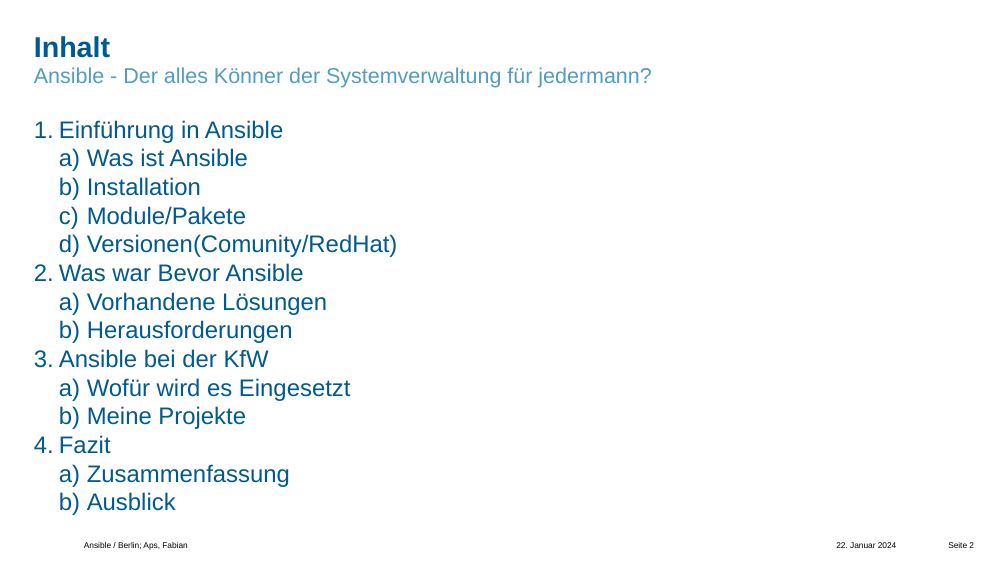
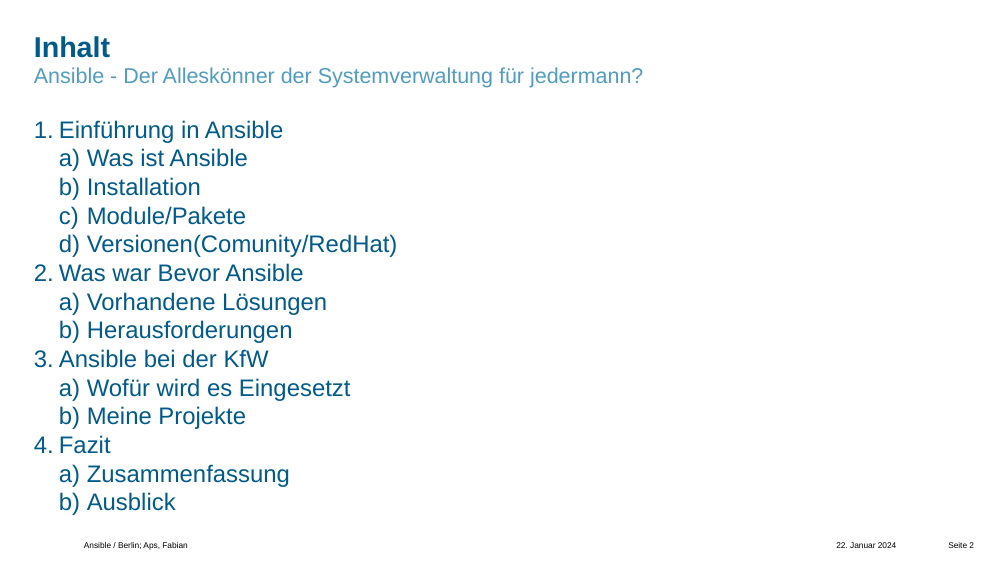
Before and after one commit to comboomPunkTsucht/OSZIMT-repo-ITA12_aps, a slide deck: slide 2 of Drites AusbildungsJahr/Ansible-ITA12-Aps,Fabian-KfW.pptx. Drawn at 1008x567 pixels with LibreOffice and Linux fonts; fonts in the diff are those of the drawing; background and template pictures are left out. Boxes give left, top, right and bottom in pixels: in the first picture for what was removed or moved away, otherwise in the second. Text is boxed around its words. In the diff, an @@ line names an element or a change of style, - is before the commit and + after.

```diff
--- a/Drites AusbildungsJahr/Ansible-ITA12-Aps,Fabian-KfW.pptx
+++ b/Drites AusbildungsJahr/Ansible-ITA12-Aps,Fabian-KfW.pptx
@@ text at box(34, 67, 643, 88): text changed @@
-Ansible - Der alles Könner der Systemverwaltung für jedermann?
+Ansible - Der Alleskönner der Systemverwaltung für jedermann?
```
Also in this commit, not shown: 5 other slides changed, 2 slides added, 1 other file.
